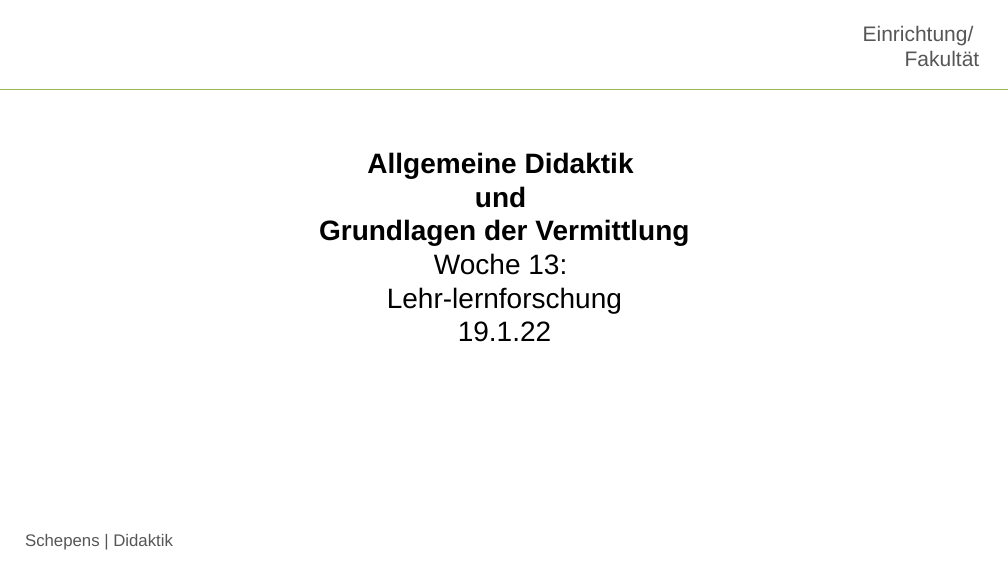
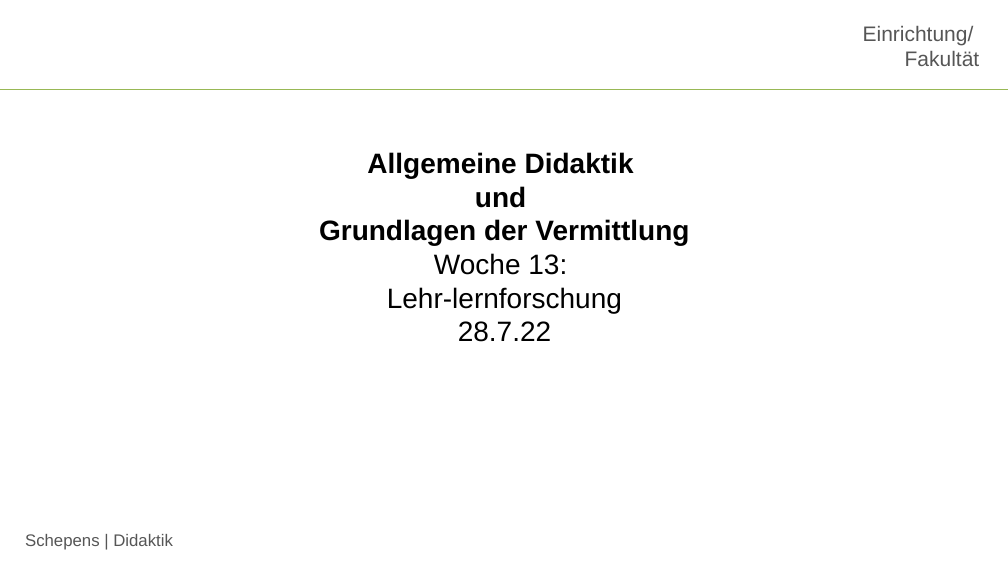
Before and after one commit to jobschepens/didakt22, a slide deck: slide 1 of folien/week13.pptx. Drawn at 1008x567 pixels with LibreOffice and Linux fonts; fonts in the diff are those of the drawing; background and template pictures are left out. Boxes give left, top, right and bottom in pixels: in the first picture for what was removed or moved away, otherwise in the second. Text is boxed around its words. In the diff, an @@ line names an element or a change of style, - is before the commit and + after.

```diff
--- a/folien/week13.pptx
+++ b/folien/week13.pptx
@@ text at [458, 321, 551, 342]: text changed @@
-19.1.22
+28.7.22
```
Also in this commit, not shown: 1 slide added, 1 other file.
